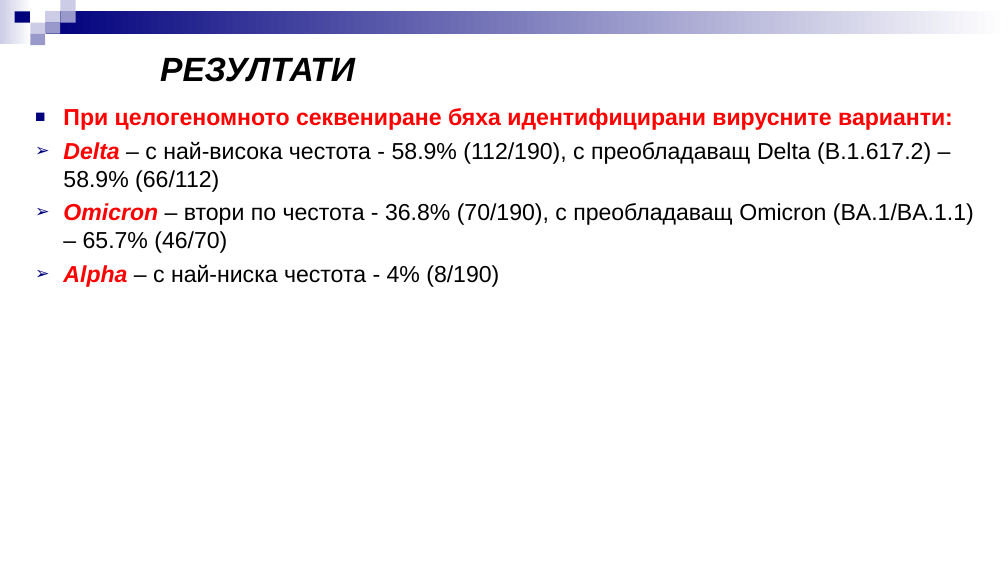
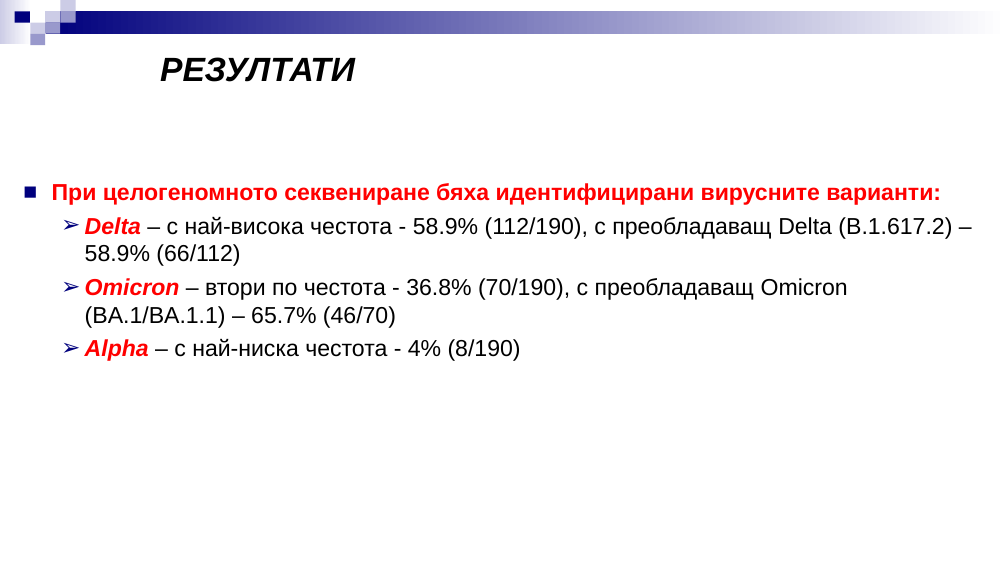
Before and after one commit to kostadinoff/2022-09-15_atanasova_bam, a slide deck: slide 8 of docs/ОМИКРОН-успокоение или предизвикателство-БАМ 2022.ppt. Drawn at 1008x567 pixels with LibreOffice and Linux fonts; fonts in the diff are those of the drawing. Boxes give left, top, right and bottom in pixels: in the first picture for what was removed or moved away, otherwise in the second. Text is boxed around its words. In the diff, an @@ line names an element or a change of style, - is before the commit and + after.

```diff
--- a/docs/ОМИКРОН-успокоение или предизвикателство-БАМ 2022.ppt
+++ b/docs/ОМИКРОН-успокоение или предизвикателство-БАМ 2022.ppt
@@ text "При целогеномното секвениране бяха идентифицирани ...": place and size @@
-text "При целогеномното секвениране бяха идентифицирани ..." at (63, 108, 974, 287)
+text "При целогеномното секвениране бяха идентифицирани ..." at (52, 183, 952, 361)
@@ text "При целогеномното секвениране бяха идентифицирани ..." at (52, 183, 952, 361): list level 1 to 2 in "Delta – с най-висока честота ..."; list level 1 to 2 in "Omicron – втори по честота ..."; list level 1 to 2 in "Alpha – с най-ниска честота ..." @@
```
Also in this commit, not shown: 18 other slides changed, 3 slides added, 2 slides removed, 5 other files.
